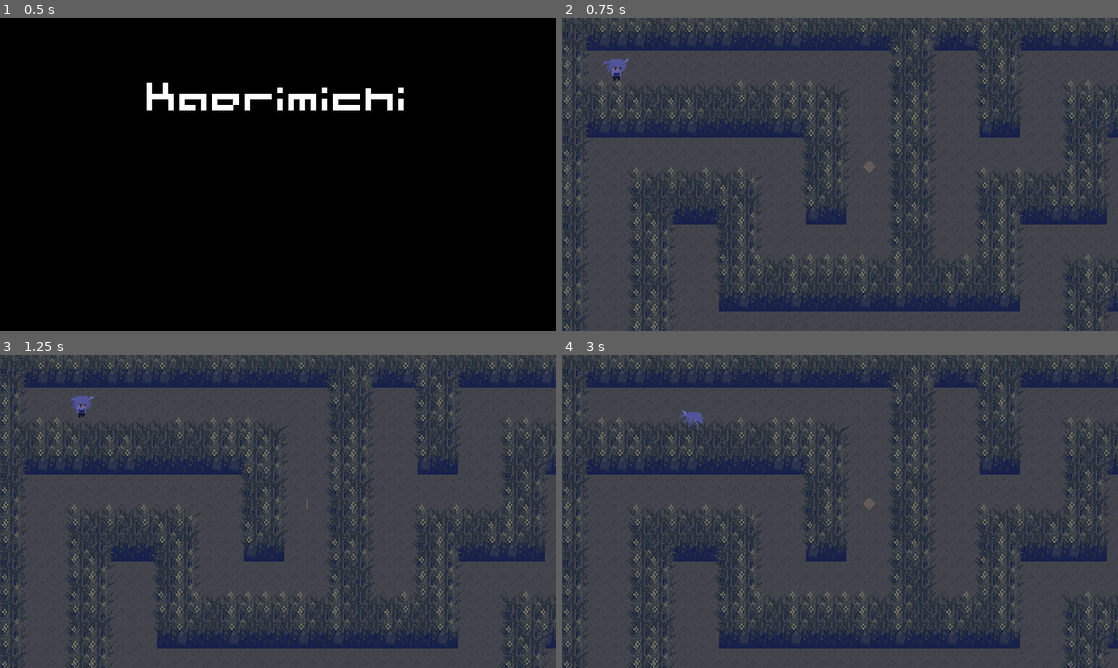
Above: before the commit, frames 1-4 (two rows, left to right).
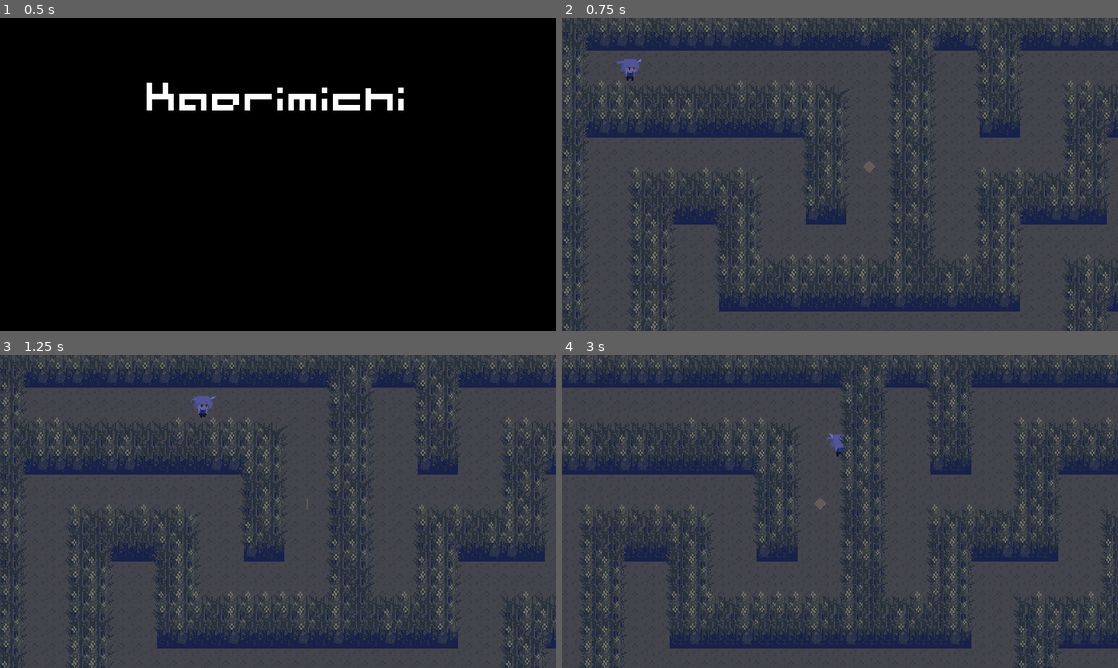
Above: after the commit, the same moments.

Repository: easypainttou/cgj2021
Game: Godot game, scene res://Title.tscn
Two runs of this game, one before a commit and one after it. Both use one fixed random seed, a clock stepped at 60 frames per second and the inputs below.
Inputs:
- Up to frame 1 (0.5 s): no input
- Up to frame 2 (0.75 s): tap Z at 0.5 s; hold Right (ui_right) from 0.53 s (still down); hold Shift (ui_run, bound only after the commit) from 0.53 s (still down)
- Up to frame 3 (1.25 s): keep holding Right (ui_right); keep holding Shift (ui_run, bound only after the commit); tap Enter (ui_accept) at 0.77 s
- Up to frame 4 (3 s): release Right (ui_right) at 1.28 s; release Shift (ui_run, bound only after the commit) at 1.28 s; hold Down (ui_down) 1.28-2.03 s; tap Shift (ui_run, bound only after the commit) at 1.35, 2.85 s; tap Enter (ui_accept) at 1.52 s; hold Right (ui_right) 2.03-2.78 s; hold Shift (ui_run, bound only after the commit) 2.03-2.78 s; hold Up (ui_up) from 2.78 s (still down)

Frame 1 is identical in both runs. In frame 2, 0.3% of the frame differs, in the area x 7-15%, y 12-20%; in frame 3, 0.3%; in frame 4, 36%, in the area x 0-100%, y 0-100%.

Commit message:
fix bugs

Diff:
--- a/Player.gd
+++ b/Player.gd
@@ -1,7 +1,7 @@
 extends KinematicBody2D
 
 
-
+export var FAST_TIMES = 5
 export var MAX_SPEED = 100
 export var ACCELERATION = 500
 export var FRICTION = 500
@@ -12,6 +12,8 @@
 
 var velocity = Vector2.ZERO
 
+var fast_k = 1
+
 # Called when the node enters the scene tree for the first time.
 func _ready():
 	animationTree.active = true
@@ -19,6 +21,10 @@
 
 
 func _physics_process(delta):
+	if Input.is_action_pressed("ui_run"):
+		fast_k = FAST_TIMES
+	else:
+		fast_k = 1
 	move_state(delta)
 	pass
 
@@ -30,14 +36,14 @@
 	input_vector = input_vector.normalized()
 
 	if input_vector != Vector2.ZERO:
-		velocity = velocity.move_toward(input_vector * MAX_SPEED, ACCELERATION * delta)
+		velocity = velocity.move_toward(input_vector * MAX_SPEED * fast_k, ACCELERATION * delta * fast_k)
 		animationTree.set("parameters/Idle/blend_position", input_vector)
 		animationTree.set("parameters/Walk/blend_position", input_vector)
 		animationState.travel("Walk")
 		if !$WalkSE.playing:
 			$WalkSE.play()
 	else:
-		velocity = velocity.move_toward(Vector2.ZERO, FRICTION * delta)
+		velocity = velocity.move_toward(Vector2.ZERO, FRICTION * delta * FAST_TIMES)
 		animationState.travel("Idle")
 		$WalkSE.stop()
 	move_and_slide(velocity)
--- a/project.godot
+++ b/project.godot
@@ -34,6 +34,11 @@
 , Object(InputEventKey,"resource_local_to_scene":false,"resource_name":"","device":0,"alt":false,"shift":false,"control":false,"meta":false,"command":false,"pressed":false,"scancode":90,"unicode":0,"echo":false,"script":null)
  ]
 }
+ui_run={
+"deadzone": 0.5,
+"events": [ Object(InputEventKey,"resource_local_to_scene":false,"resource_name":"","device":0,"alt":false,"shift":false,"control":false,"meta":false,"command":false,"pressed":false,"scancode":16777237,"unicode":0,"echo":false,"script":null)
+ ]
+}
 
 [physics]
 
Not shown: 4 places in End1.tscn that only renumber resources
Not shown, removed: docs/favicon.png.import
Not shown, removed: docs/index.png.import
Not shown, changed: docs/index.html
Not shown, changed: docs/index.pck
